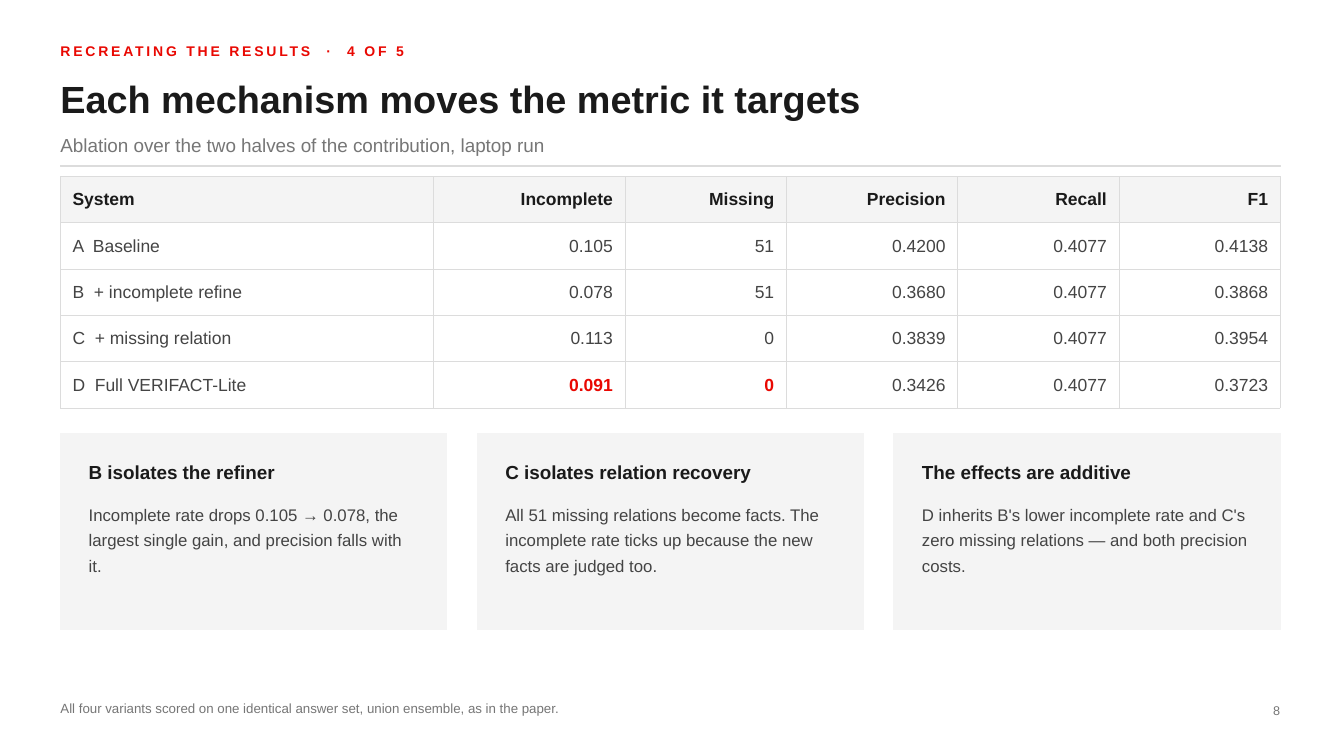
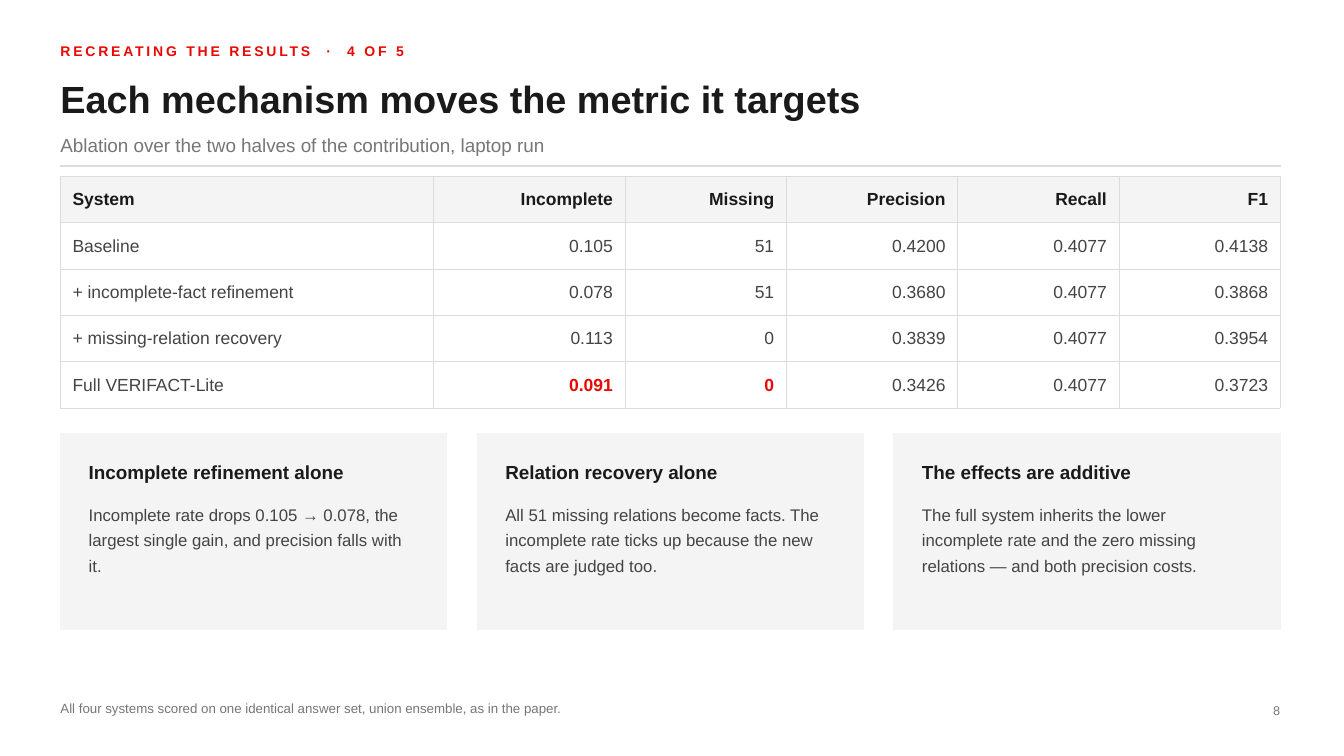
Before and after one commit to MadhavKrishna06/Verifact-Lite, a slide deck: slide 8 of presentation/VERIFACT-Lite-TTU.pptx. Drawn at 1344x756 pixels with LibreOffice and Linux fonts; fonts in the diff are those of the drawing. Boxes give left, top, right and bottom in pixels: in the first picture for what was removed or moved away, otherwise in the second. Text is boxed around its words. In the diff, an @@ line names an element or a change of style, - is before the commit and + after.

Commit message:
docs: name the ablation systems instead of lettering them
The A/B/C/D labels read as jargon in the room. The slides now say
"Baseline — no refinement", "VERIFACT-Lite — with refinement", and the
ablation rows name the mechanism each one adds.

The .pptx was edited in place rather than regenerated, to preserve hand
edits that are not in the generator; build_deck.js carries the same
wording so a rebuild matches.

```diff
--- a/presentation/VERIFACT-Lite-TTU.pptx
+++ b/presentation/VERIFACT-Lite-TTU.pptx
@@ table at (x1=60, y1=176, x2=1280, y2=408) @@
-row 2, column 1: A Baseline
+row 2, column 1: Baseline
-row 3, column 1: B + incomplete refine
+row 3, column 1: + incomplete-fact refinement
-row 4, column 1: C + missing relation
+row 4, column 1: + missing-relation recovery
-row 5, column 1: D Full VERIFACT-Lite
+row 5, column 1: Full VERIFACT-Lite
@@ text at (x1=89, y1=465, x2=343, y2=483): text changed @@
-B isolates the refiner
+Incomplete refinement alone
@@ text at (x1=505, y1=465, x2=717, y2=483): text changed @@
-C isolates relation recovery
+Relation recovery alone
@@ text at (x1=922, y1=509, x2=1197, y2=576): text changed @@
-D inherits B's lower incomplete rate and C's zero missing relations — and both precision costs.
+The full system inherits the lower incomplete rate and the zero missing relations — and both precision costs.
@@ text at (x1=60, y1=703, x2=561, y2=716): text changed @@
-All four variants scored on one identical answer set, union ensemble, as in the paper.
+All four systems scored on one identical answer set, union ensemble, as in the paper.
```
Also in this commit, not shown: 13 other slides changed, 1 other file.
